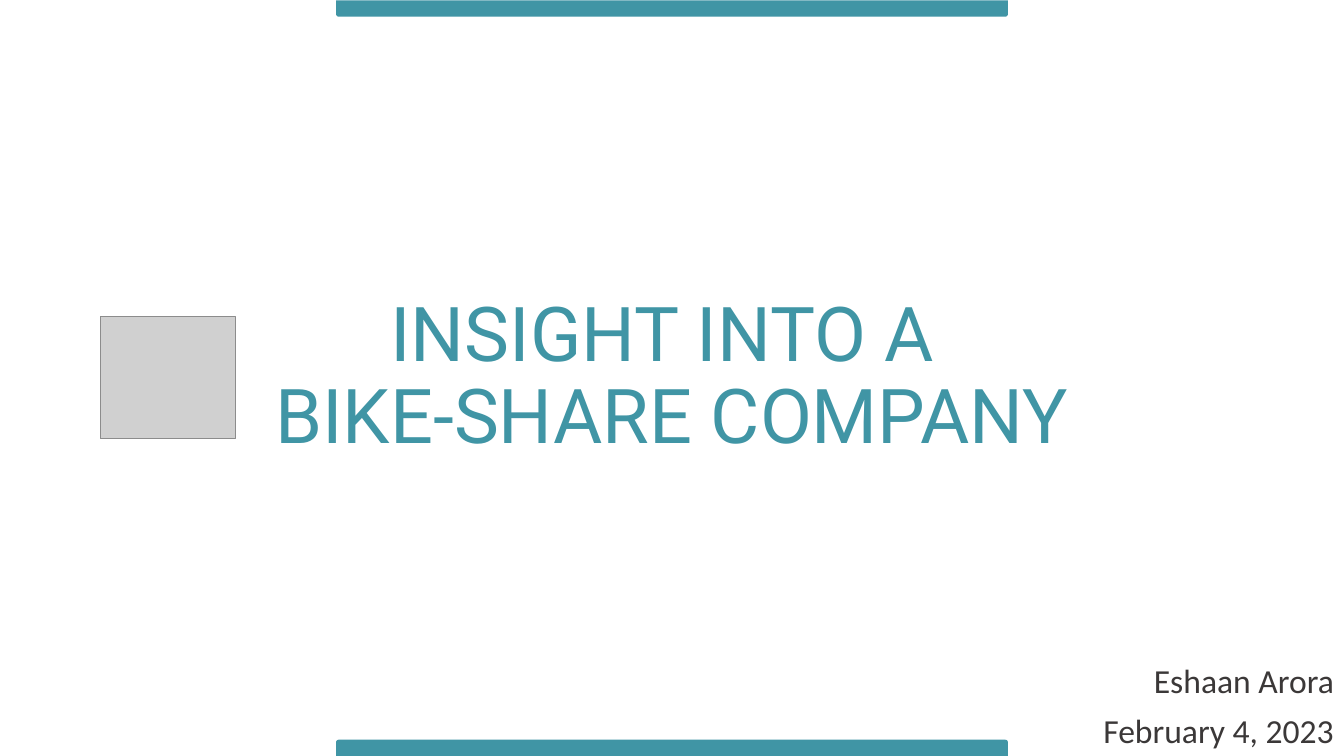
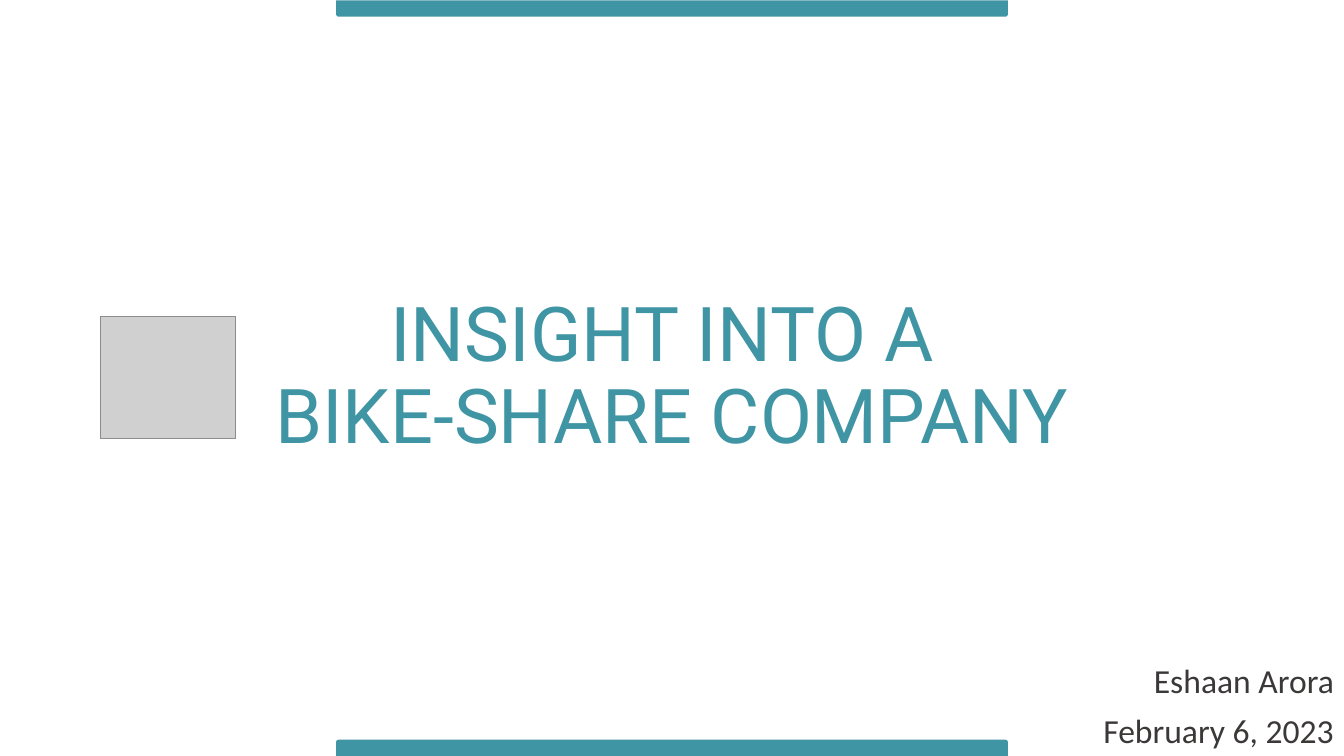
Before and after one commit to eshaankarora/Bike-Share-Data-Analysis, a slide deck: slide 1 of Final Presentation.pptx. Drawn at 1344x756 pixels with LibreOffice and Linux fonts; fonts in the diff are those of the drawing; grey boxes stand for pictures. Boxes give left, top, right and bottom in pixels: in the first picture for what was removed or moved away, otherwise in the second. Text is boxed around its words. In the diff, an @@ line names an element or a change of style, - is before the commit and + after.

```diff
--- a/Final Presentation.pptx
+++ b/Final Presentation.pptx
@@ subtitle at <box>1103,719,1334,749</box>: text changed @@
-February 4, 2023
+February 6, 2023
```
Also in this commit, not shown: 1 other slide changed.
